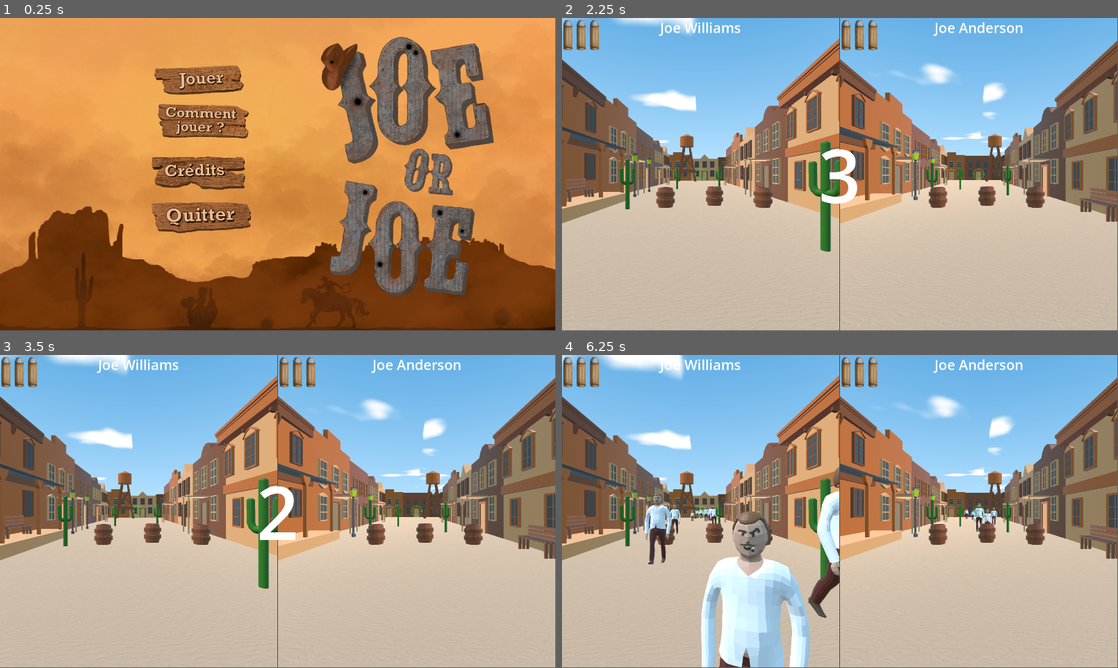
Above: before the commit, frames 1-4 (two rows, left to right).
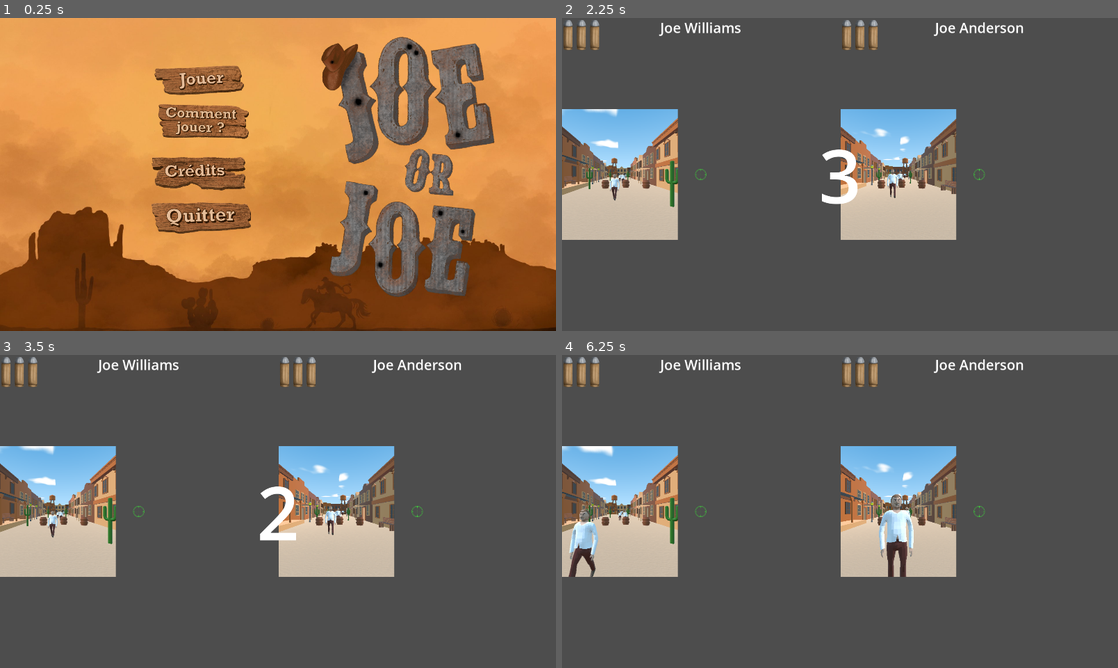
Above: after the commit, the same moments.

Repository: Gr0minet/game-jam-joe-or-joe
Game: Godot game, scene res://menu/main_menu.tscn
Same seed, same stepped clock (60 frames per second), same inputs: the game is played once before the commit and once after it. Sound files missing from this copy of the repository are replaced by a short silence.
Inputs (mouse positions are in pixels of both pictures, inside the frame that each line leads up to):
- Up to frame 1 (0.25 s): no input
- Up to frame 2 (2.25 s): click (762, 80) at 0.5 s; click (762, 80) at 1.25 s; tap Enter (ui_accept) at 2 s; tap 1 at 2.1 s
- Up to frame 3 (3.5 s): tap Enter (ui_accept) at 2.27, 2.75, 3.02 s; hold Down (ui_down) from 2.78 s (still down); tap 2 at 2.85 s
- Up to frame 4 (6.25 s): tap Enter (ui_accept) at 3.5, 4.52, 5, 5.27, 6.02 s; release Down (ui_down) at 3.53 s; tap N at 3.6, 5.85 s; tap 1 at 4.35 s; hold Down (ui_down) from 5.03 s (still down); tap 2 at 5.1 s
In our replay, the window is 799x449 before the commit and 800x450 after it. These sizes can differ from the game's own. Grey fills any space a smaller window leaves; there, only what the larger window draws over its background counts as a difference.

The runs differ from the first frame. In frame 1, 4.3% of the frame differs, in the area x 0-100%, y 0-100%; in frame 2, 90%; in frame 3, 90%; in frame 4, 91%.

Commit message:
Spawn des PNJ avant compte à rebours

Diff:
--- a/game.gd
+++ b/game.gd
@@ -43,6 +43,16 @@
 		_players[i].died.connect(_on_player_died)
 		_players[i].reloaded.connect(_on_player_reloaded)
 
+	_spawn_initial_pnj()
+
+	_start_countdown.call_deferred()
+
+
+func _start_countdown() -> void:
+	await get_tree().physics_frame
+	await get_tree().physics_frame
+
+	_setup_initial_pnj_position()
 	hud.restart.connect(_restart_game)
 	hud.start_time(start_countdown)
 	await get_tree().create_timer(start_countdown).timeout
@@ -51,8 +61,8 @@
 	for player: Player in _players:
 		player.can_move = true
 		player.game_started = true
-
-	_setup_initial_pnj.call_deferred()
+	for pnj: PNJ in pnj_container.get_children():
+		pnj.dont_move = false
 
 
 func _unhandled_input(event: InputEvent) -> void:
@@ -60,10 +70,21 @@
 		Input.mouse_mode = Input.MOUSE_MODE_VISIBLE
 
 
-func _setup_initial_pnj() -> void:
-	await get_tree().physics_frame
+func _spawn_initial_pnj() -> void:
 	for i in range(pnj_number):
-		_spawn_pnj()
+		var new_pnj: PNJ = pnj_scene.instantiate()
+		new_pnj.died.connect(_on_pnj_died)
+		pnj_container.add_child(new_pnj)
+		new_pnj.dont_move = true
+
+
+func _setup_initial_pnj_position() -> void:
+	for pnj: PNJ in pnj_container.get_children():
+		var random_position = _get_random_position(side_region.get_rid())
+		random_position.y = 0
+		pnj.position = random_position
+		pnj.add_next_position(_get_random_position(center_region.get_rid()))
+		pnj.add_next_position(_get_random_position(outside_region.get_rid()))
 
 
 func _spawn_pnj() -> void:
@@ -75,6 +96,7 @@
 	new_pnj.add_next_position(_get_random_position(outside_region.get_rid()))
 	new_pnj.died.connect(_on_pnj_died)
 	pnj_container.add_child(new_pnj)
+	new_pnj.dont_move = false
 
 
 func _get_random_position(region: RID) -> Vector3:
--- a/game.tscn
+++ b/game.tscn
@@ -176,13 +176,13 @@
 transform = Transform3D(-1, 0, 8.74228e-08, 0, 1, 0, -8.74228e-08, 0, -1, 0, 0, -4)
 color = Color(0.718291, 0, 0, 1)
 
-[node name="COWBOY_REPOS" parent="ViewportControl/HBoxContainer/SubViewportContainer/SubViewport/Player" index="1"]
+[node name="COWBOY_REPOS" parent="ViewportControl/HBoxContainer/SubViewportContainer/SubViewport/Player" index="2"]
 visible = false
 
 [node name="COWBOY_CHEMISE" parent="ViewportControl/HBoxContainer/SubViewportContainer/SubViewport/Player/COWBOY_REPOS/COWBOYYY" index="1"]
 mesh = SubResource("ArrayMesh_ccs12")
 
-[node name="COWBOY_DEGAINE" parent="ViewportControl/HBoxContainer/SubViewportContainer/SubViewport/Player" index="2"]
+[node name="COWBOY_DEGAINE" parent="ViewportControl/HBoxContainer/SubViewportContainer/SubViewport/Player" index="3"]
 visible = true
 
 [node name="COWBOY_CHEMISE" parent="ViewportControl/HBoxContainer/SubViewportContainer/SubViewport/Player/COWBOY_DEGAINE" index="0"]
--- a/pnj/pnj.gd
+++ b/pnj/pnj.gd
@@ -23,10 +23,20 @@
 
 
 var movement_speed: float = 3.0
+var dont_move: bool = false:
+	set(value):
+		if Engine.is_editor_hint():
+			return
+		dont_move = value
+		if dont_move:
+			animation_player.stop()
+		else:
+			animation_player.play(&"WALKING")
 
 @onready var _navigation_agent: NavigationAgent3D = $NavigationAgent3D
 @onready var _animation_player: AnimationPlayer = $PNJ_ANIM/AnimationPlayer
 @onready var pnj_chemise: MeshInstance3D = $PNJ_ANIM/Armature/Skeleton3D/PNJ_CHEMISE
+@onready var animation_player: AnimationPlayer = $PNJ_ANIM/AnimationPlayer
 
 var position_list: Array[Vector3] = []
 
@@ -42,10 +52,14 @@
 
 
 func add_next_position(next_position: Vector3) -> void:
+	if dont_move and position_list.is_empty():
+		look_at(next_position)
 	position_list.append(next_position)
 
 
 func _physics_process(_delta: float) -> void:
+	if dont_move:
+		return
 	if _navigation_agent.is_navigation_finished():
 		if position_list.is_empty():
 			died.emit()
--- a/pnj/pnj_anim.tscn
+++ b/pnj/pnj_anim.tscn
@@ -33,8 +33,8 @@
 transform = Transform3D(-1, 0, 8.74228e-08, 0, 1, 0, -8.74228e-08, 0, -1, 0, 0, 0)
 
 [node name="Skeleton3D" parent="PNJ_ANIM/Armature" index="0"]
-bones/2/rotation = Quaternion(0.684082, 0.178976, -0.684082, -0.178976)
-bones/3/rotation = Quaternion(0.684082, 0.178976, 0.684082, 0.178976)
+bones/2/rotation = Quaternion(0.683013, -0.183013, -0.683013, 0.183013)
+bones/3/rotation = Quaternion(0.683013, -0.183013, 0.683013, -0.183013)
 
 [node name="PNJ_CHEMISE" parent="PNJ_ANIM/Armature/Skeleton3D" index="1"]
 surface_material_override/0 = SubResource("StandardMaterial3D_3afp7")
--- a/project.godot
+++ b/project.godot
@@ -24,6 +24,7 @@
 
 window/size/viewport_width=1920
 window/size/viewport_height=1080
+window/stretch/mode="viewport"
 
 [editor_plugins]
 
Not shown, changed: todo.txt
